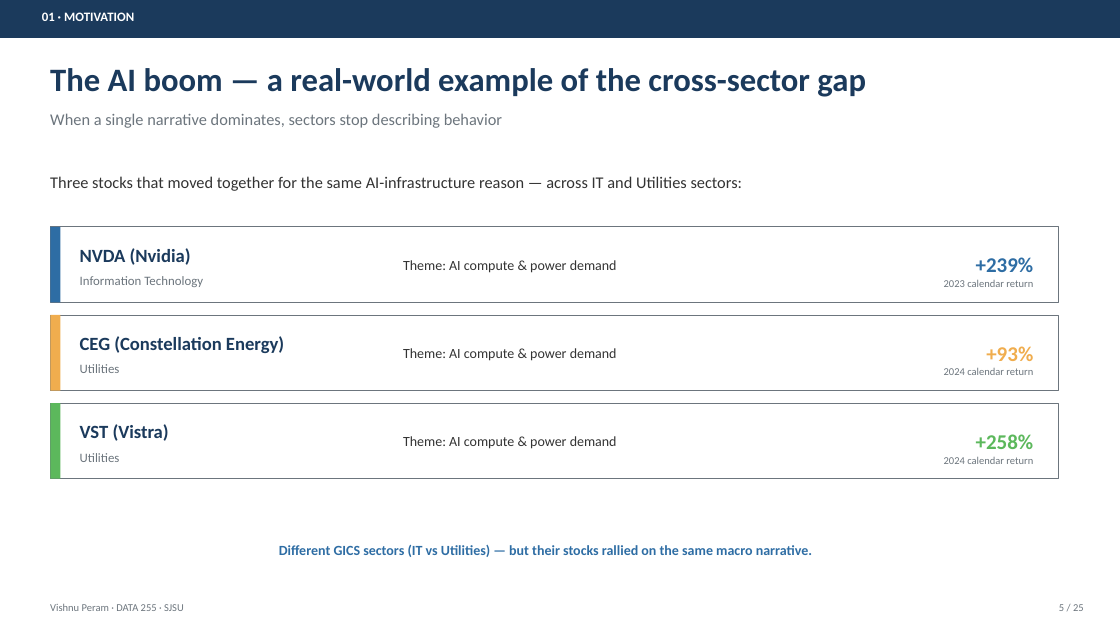
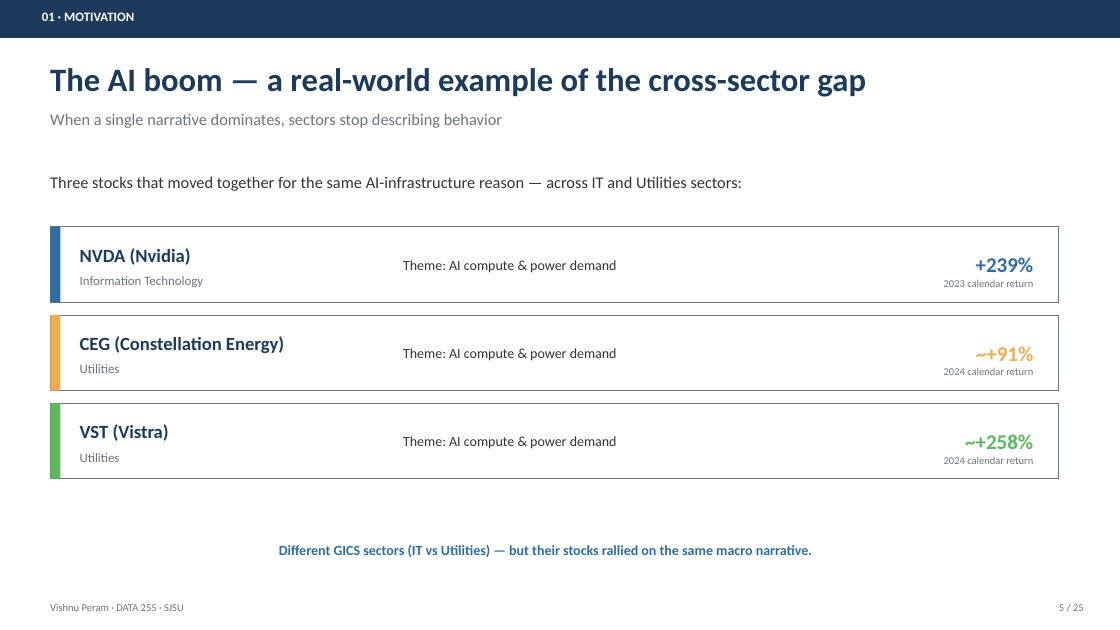
Before and after one commit to PeramVishnuSree/Stock-Behavioral-Clustering-and-Return-Prediction, a slide deck: slide 5 of PRESENTATION.pptx. Drawn at 1120x630 pixels with LibreOffice and Linux fonts; fonts in the diff are those of the drawing. Boxes give left, top, right and bottom in pixels: in the first picture for what was removed or moved away, otherwise in the second. Text is boxed around its words. In the diff, an @@ line names an element or a change of style, - is before the commit and + after.

```diff
--- a/PRESENTATION.pptx
+++ b/PRESENTATION.pptx
@@ text at bbox=[976, 346, 1033, 361]: text changed @@
-+93%
+~+91%
@@ text at bbox=[965, 434, 1033, 449]: text changed @@
-+258%
+~+258%
```
Also in this commit, not shown: 4 other slides changed, 3 other files.
